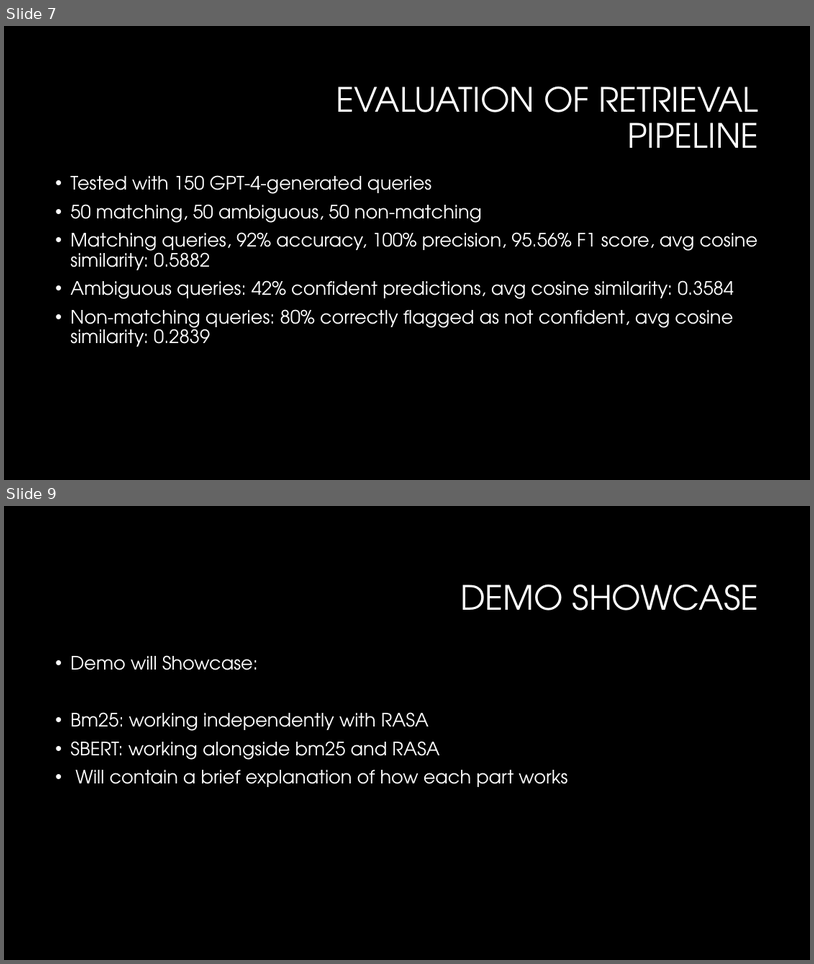
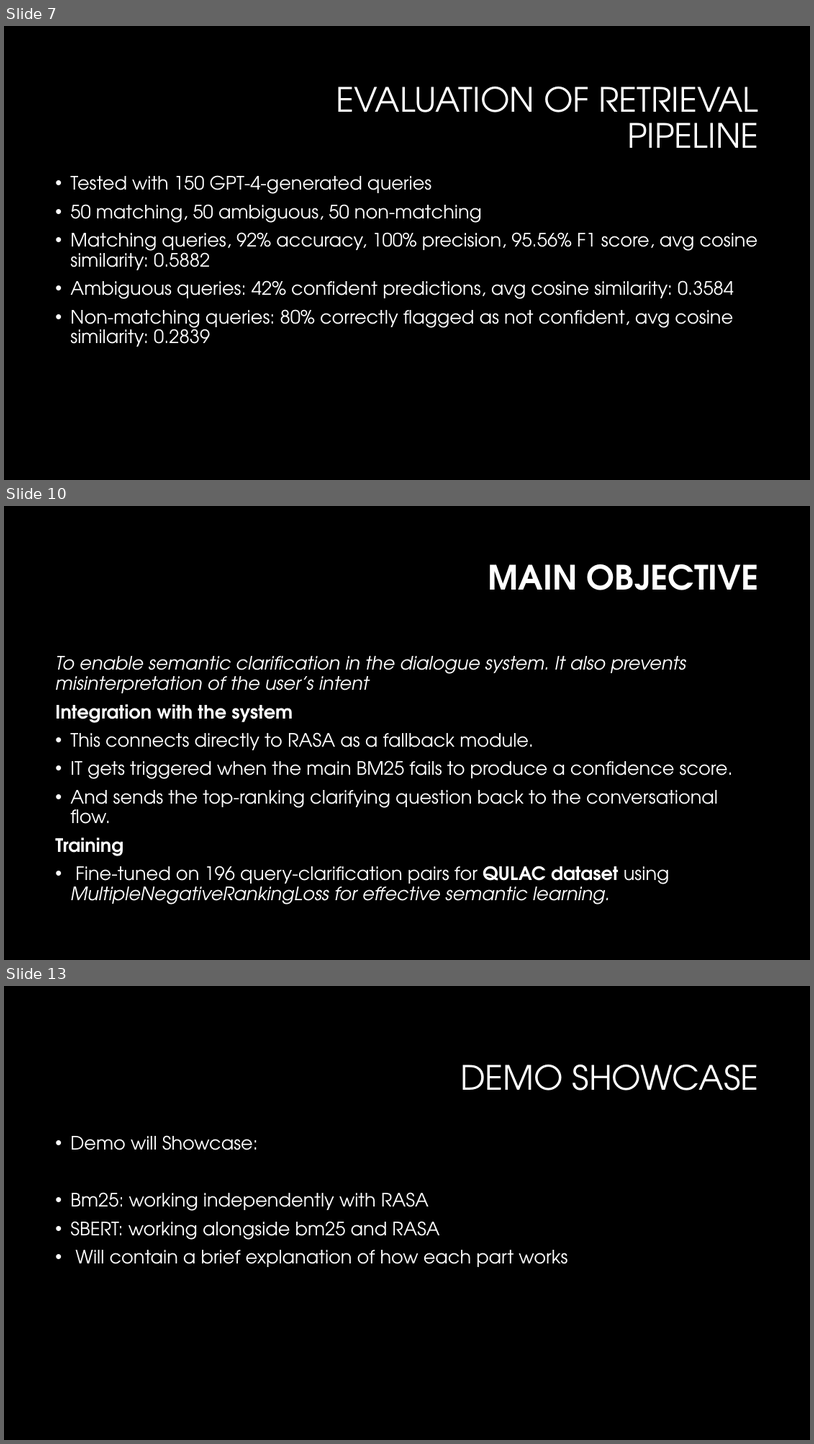
Before and after one commit to Crimson-Scot96/Conversational-AI, a slide deck: set10120_cw2_presentation.pptx. Shown one above the other, each under a label of ours: slides 7 and 9 before the commit, slides 7, 10 and 13 after it; the slides between them are not shown. The pictures are 814x964 and 814x1444 pixels, drawn with LibreOffice and Linux fonts; fonts in the diff are those of the drawing; background and template pictures are left out. Boxes give left, top, right and bottom in pixels: in the first picture for what was removed or moved away, otherwise in the second. Text is boxed around its words. In the diff, an @@ line names an element or a change of style, - is before the commit and + after.

```diff
--- a/set10120_cw2_presentation.pptx
+++ b/set10120_cw2_presentation.pptx
@@ slide 10 added at (4, 506, 810, 960), background #000000 @@
@@ title added at (489, 564, 759, 590), 40 pt, text #FFFFFF, bold @@
+MAIN OBJECTIVE
@@ text added at (55, 656, 733, 904), 22 pt, text #FFFFFF @@
+To enable semantic clarification in the dialogue system. It also prevents misinterpretation of the user’s intent
+Integration with the system
+• This connects directly to RASA as a fallback module.
+• IT gets triggered when the main BM25 fails to produce a confidence score.
+• And sends the top-ranking clarifying question back to the conversational flow.
+Training
+• Fine-tuned on 196 query-clarification pairs for QULAC dataset using MultipleNegativeRankingLoss for effective semantic learning.
@@ what was slide 9 is now slide 13 @@
```
Also in this commit, not shown: 3 other slides added.
